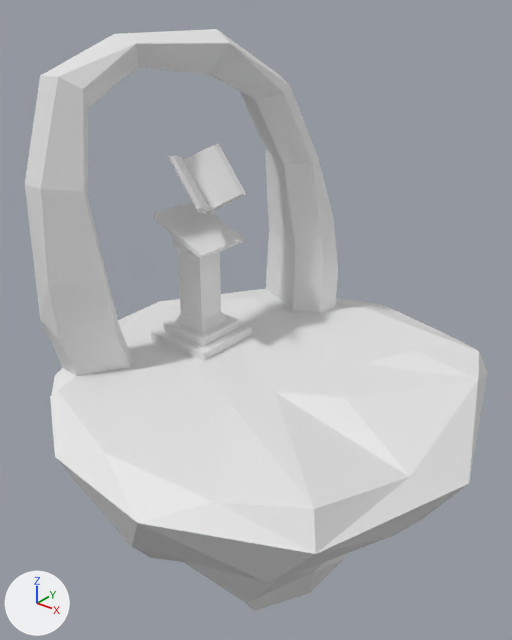
Before and after pictures for a commit that changed the FBX model Assets/Sandbox/Artsiom/BookIsland.fbx.
Rendered twice from a 50 mm camera at (3.98, -5.18, 3.93) aimed at (-0.29, 0.15, 0.62). Every picture has the same lights, and +X, +Y and +Z are marked at lower left. Where no turn or scale is listed for an object, it has been applied to the vertices.

The first picture shows 'Book', 'BookIsland'.
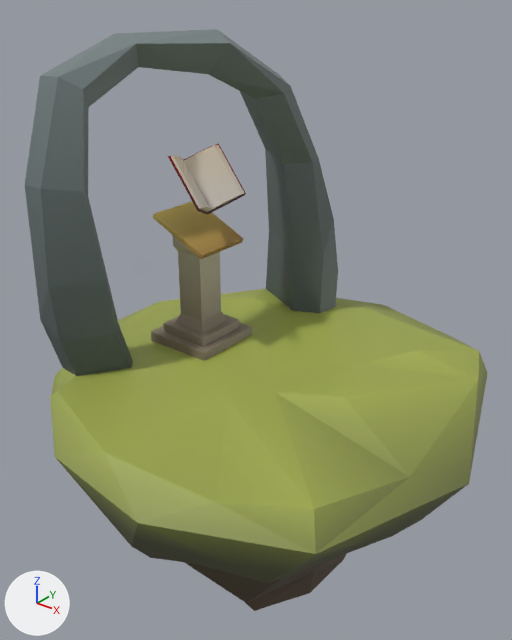
Diff of the bpy script that builds the scene:
```diff
--- a/Assets/Sandbox/Artsiom/BookIsland.fbx.py
+++ b/Assets/Sandbox/Artsiom/BookIsland.fbx.py
@@ img_atlas_png @@
+img_atlas_png = load_image('Atlas.png', 'Atlas.png', 512, 512, 'sRGB')
@@ mat_atlas @@
+mat_atlas = principled_material('Atlas')
+mat_atlas.texture = img_atlas_png
@@ me_cube_032 @@
 me_cube_032.from_pydata(...)  # 112 vertices, 108 faces; spans x -0.57..0.23, y -0.4..0.4, z -1.93..0.24
+me_cube_032.materials.append(mat_atlas)  # picture img_atlas_png
@@ me_island_islanddirt_0_014 @@
 me_island_islanddirt_0_014.from_pydata(...)  # 127 vertices, 254 faces; spans x -2.37..2.28, y -2.37..2.44, z -3.46..3.18
 # used by ob_bookisland; location = (0.0, 0.0, 0.26)
+# me_island_islanddirt_0_014 part 1: texture (UV) coordinates changed
+me_island_islanddirt_0_014.materials.append(mat_atlas)  # picture img_atlas_png
```

Location of each change, [x1, y1, x2, y2] in pixels of the pictures (512 x 640 px):
'BookIsland', recoloured, surface changed: [25, 29, 487, 611] in both
'Book', recoloured (grey to yellow): [151, 143, 252, 361] in both
